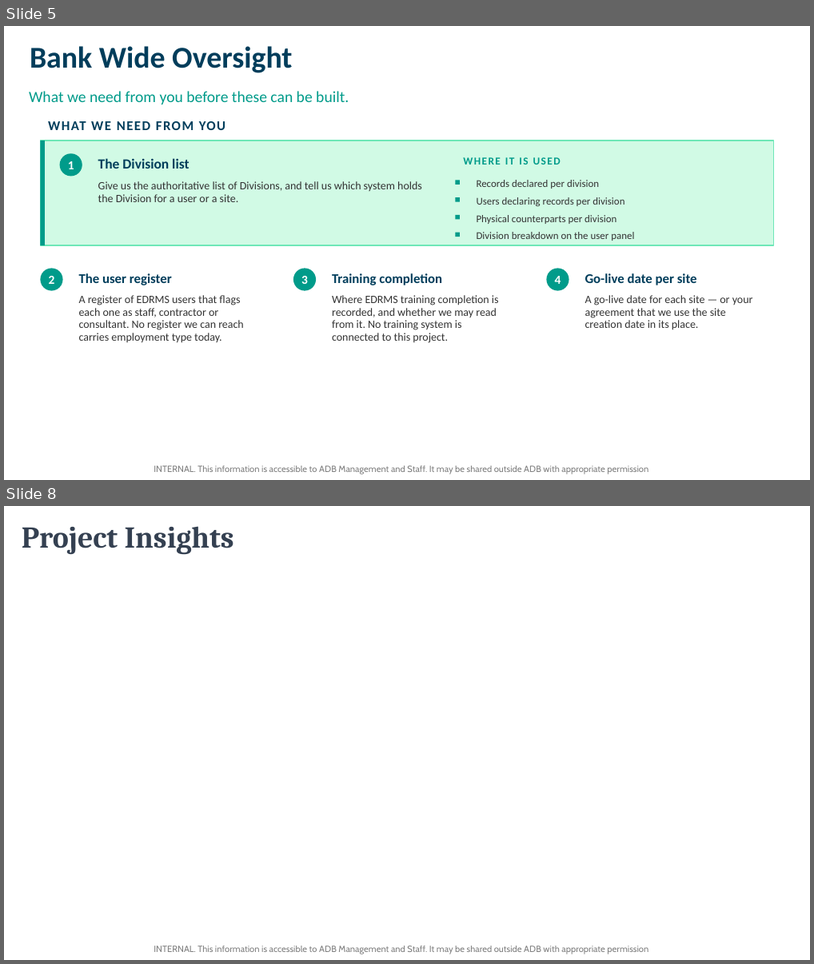
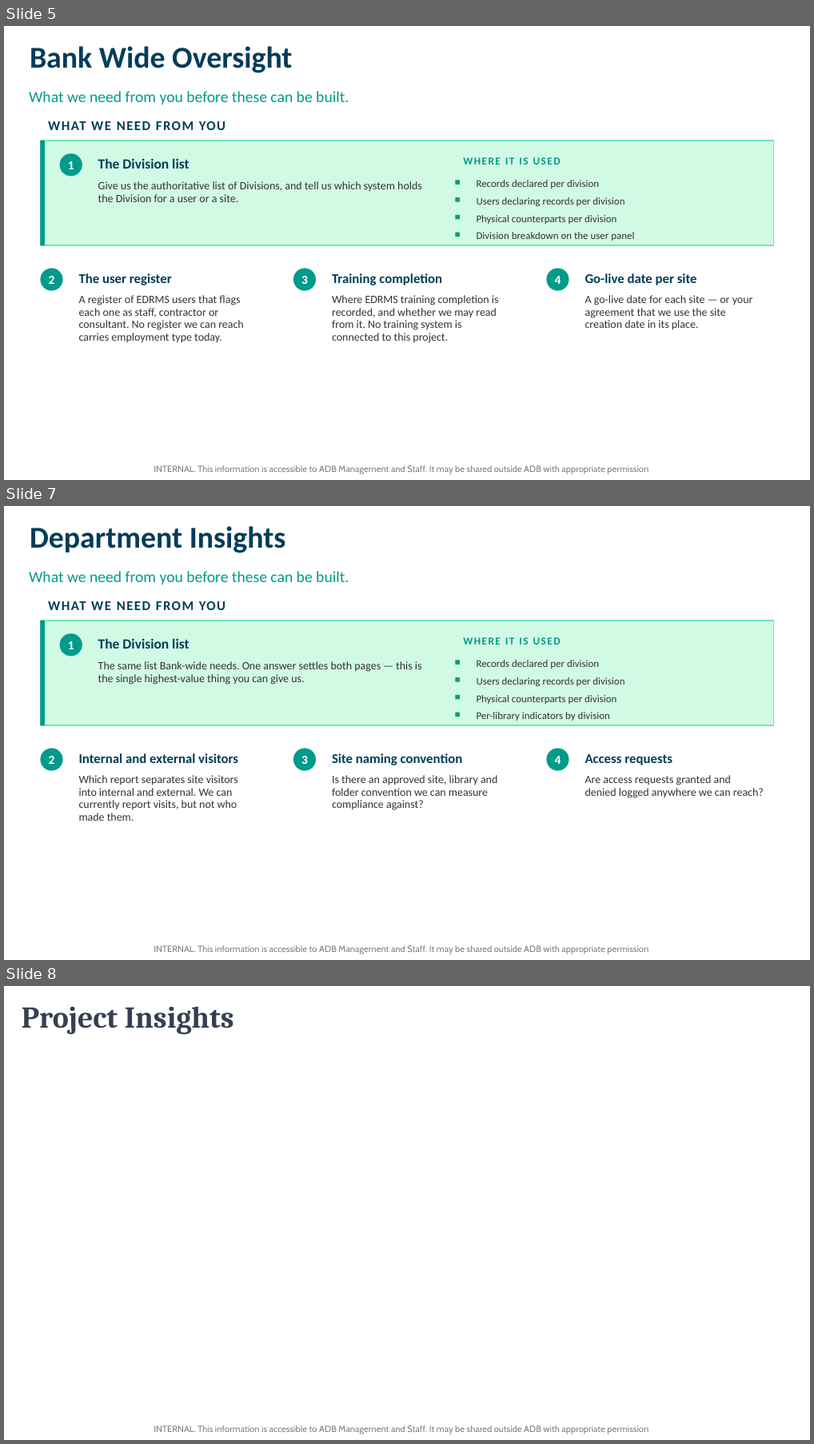
Before and after one commit to perezfiles01-droid/Jim, a slide deck: EDRMS_Utilization_Confirmation_Workshop.pptx. Shown one above the other, each under a label of ours: slides 5 and 8 before the commit, slides 5, 7 and 8 after it; the slides between them are not shown. The pictures are 814x964 and 814x1444 pixels, drawn with LibreOffice and Linux fonts; fonts in the diff are those of the drawing; background and template pictures are left out. Boxes give left, top, right and bottom in pixels: in the first picture for what was removed or moved away, otherwise in the second. Text is boxed around its words. In the diff, an @@ line names an element or a change of style, - is before the commit and + after.

```diff
--- a/EDRMS_Utilization_Confirmation_Workshop.pptx
+++ b/EDRMS_Utilization_Confirmation_Workshop.pptx
@@ slide 7 added at bbox=[4, 506, 810, 960], background #FFFFFF; not listed: 1 template element that a slide beside it also shows @@
@@ text added at bbox=[30, 526, 286, 553], 27 pt, text #003D5B, bold @@
+Department Insights
@@ text added at bbox=[29, 571, 349, 584], 14 pt, text #009B8A @@
+What we need from you before these can be built.
@@ text added at bbox=[48, 601, 226, 610], 12 pt, text #003D5B, bold @@
+WHAT WE NEED FROM YOU
@@ rectangle added at bbox=[40, 620, 774, 725], fill #D1FAE5, outline #6EE7B7 1 pt @@
@@ rectangle added at bbox=[40, 620, 45, 725], fill #009B8A @@
@@ ellipse added at bbox=[60, 633, 82, 656], fill #009B8A @@
@@ text added at bbox=[68, 641, 74, 649], 11 pt, text #FFFFFF, bold @@
+1
@@ text added at bbox=[98, 638, 189, 648], 12.5 pt, text #003D5B, bold @@
+The Division list
@@ text added at bbox=[463, 637, 561, 644], 9.5 pt, text #009B8A, bold @@
+WHERE IT IS USED
@@ text added at bbox=[98, 661, 422, 684], 10 pt, text #333333 @@
+The same list Bank-wide needs. One answer settles both pages — this is the single highest-value thing you can give us.
@@ rectangle added at bbox=[455, 660, 461, 665], fill #009B8A @@
@@ text added at bbox=[477, 660, 599, 668], 9.2 pt, text #333333 @@
+Records declared per division
@@ rectangle added at bbox=[455, 677, 461, 682], fill #009B8A @@
@@ rectangle added at bbox=[455, 695, 461, 700], fill #009B8A @@
@@ text added at bbox=[477, 677, 625, 686], 9.2 pt, text #333333 @@
+Users declaring records per division
@@ text added at bbox=[477, 695, 617, 704], 9.2 pt, text #333333 @@
+Physical counterparts per division
@@ rectangle added at bbox=[455, 712, 461, 716], fill #009B8A @@
@@ text added at bbox=[477, 712, 610, 720], 9.2 pt, text #333333 @@
+Per-library indicators by division
@@ ellipse added at bbox=[40, 748, 63, 771], fill #009B8A @@
@@ text added at bbox=[49, 756, 55, 764], 11 pt, text #FFFFFF, bold @@
+2
@@ text added at bbox=[79, 753, 238, 763], 12 pt, text #003D5B, bold @@
+Internal and external visitors
@@ ellipse added at bbox=[294, 748, 316, 771], fill #009B8A @@
@@ text added at bbox=[302, 756, 308, 764], 11 pt, text #FFFFFF, bold @@
+3
@@ text added at bbox=[332, 753, 463, 765], 12 pt, text #003D5B, bold @@
+Site naming convention
@@ ellipse added at bbox=[546, 748, 570, 771], fill #009B8A @@
@@ text added at bbox=[555, 756, 562, 764], 11 pt, text #FFFFFF, bold @@
+4
@@ text added at bbox=[586, 754, 673, 765], 12 pt, text #003D5B, bold @@
+Access requests
@@ text added at bbox=[79, 775, 238, 820], 10 pt, text #333333 @@
+Which report separates site visitors into internal and external. We can currently report visits, but not who made them.
@@ text added at bbox=[332, 775, 498, 810], 10 pt, text #333333 @@
+Is there an approved site, library and folder convention we can measure compliance against?
@@ text added at bbox=[586, 775, 764, 798], 10 pt, text #333333 @@
+Are access requests granted and denied logged anywhere we can reach?
```
Also in this commit, not shown: 1 other slide added, 2 slides removed.
